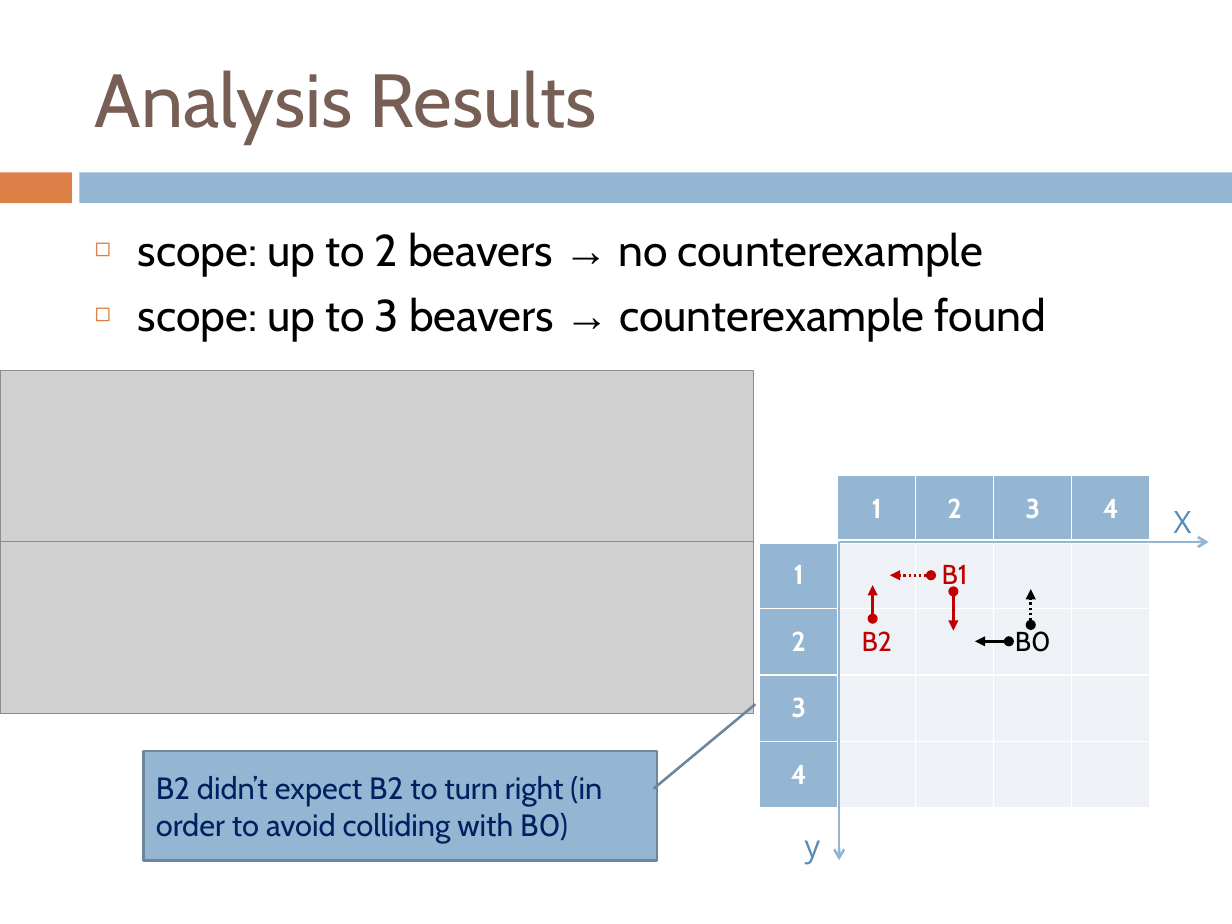
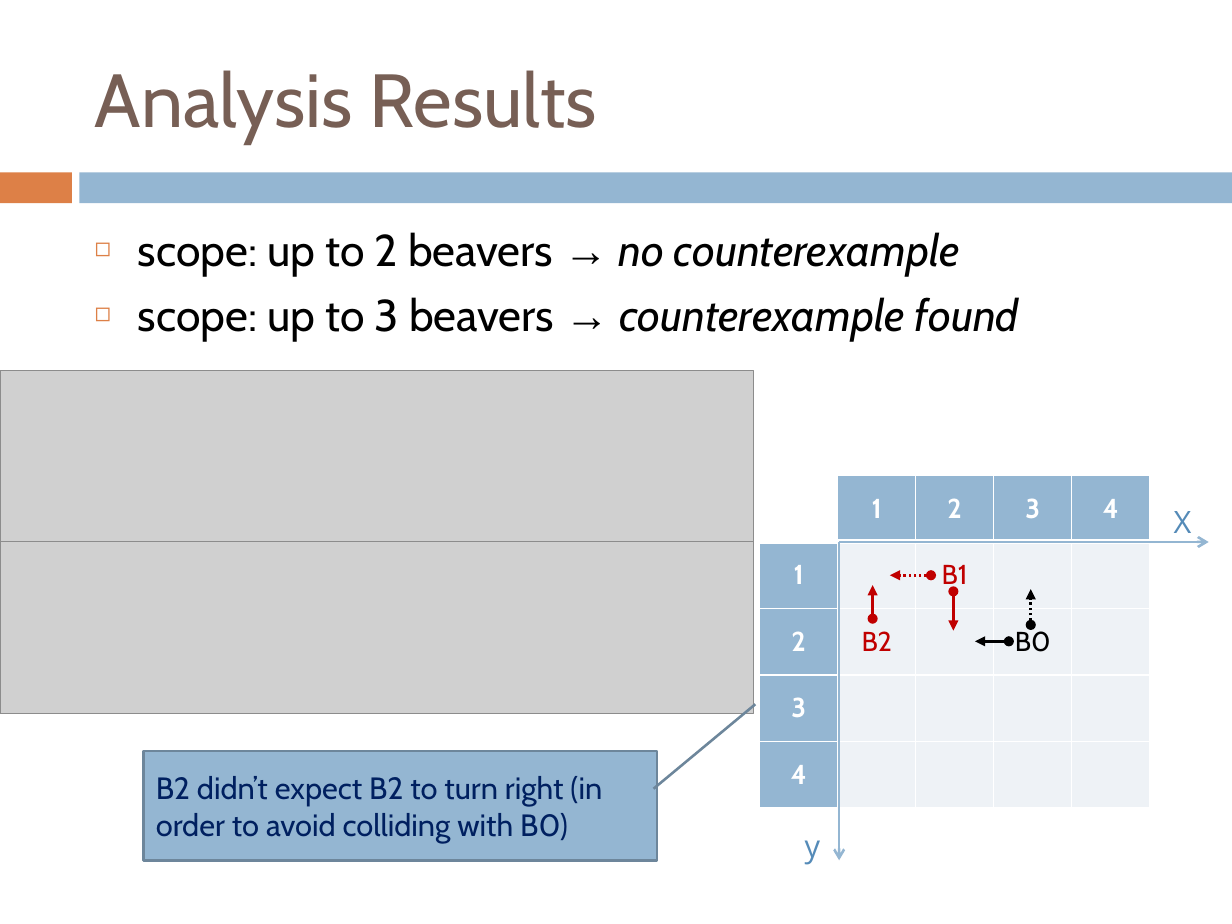
Before and after one commit to webguru412/React-Robots, a slide deck: slide 12 of talks/ppr-14-05-12.pptx. Drawn at 1232x924 pixels with LibreOffice and Linux fonts; fonts in the diff are those of the drawing; grey boxes stand for pictures. Boxes give left, top, right and bottom in pixels: in the first picture for what was removed or moved away, otherwise in the second. Text is boxed around its words. In the diff, an @@ line names an element or a change of style, - is before the commit and + after.

```diff
--- a/talks/ppr-14-05-12.pptx
+++ b/talks/ppr-14-05-12.pptx
@@ text "scope: up to 2 beavers ..." at (138, 232, 1019, 342): italic on in "no counterexample", "counterexample found" @@
```
Also in this commit, not shown: 3 other slides changed, 2 other files.
